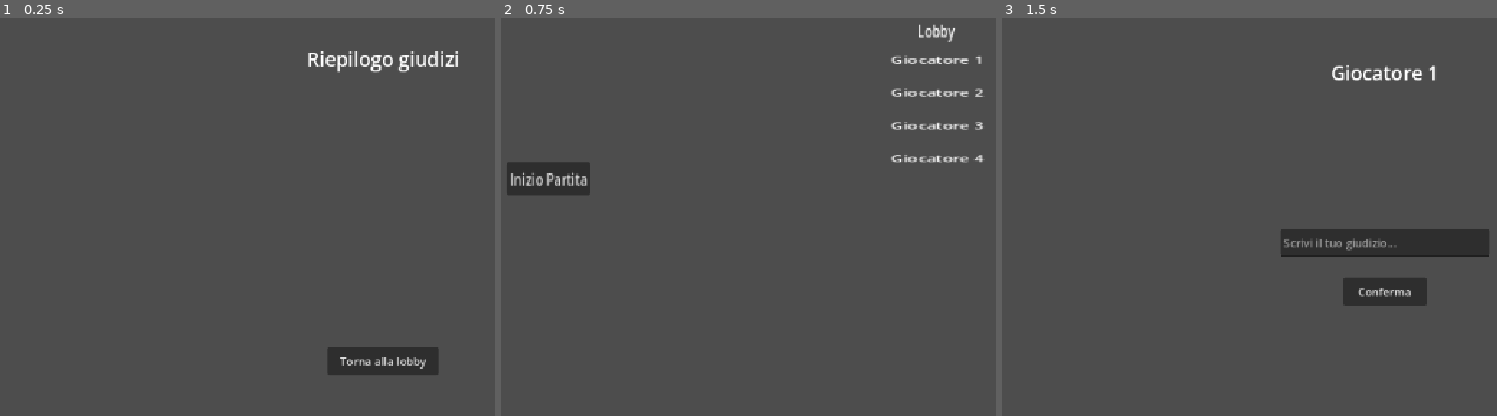
Above: before the commit, frames 1-3 (left to right).
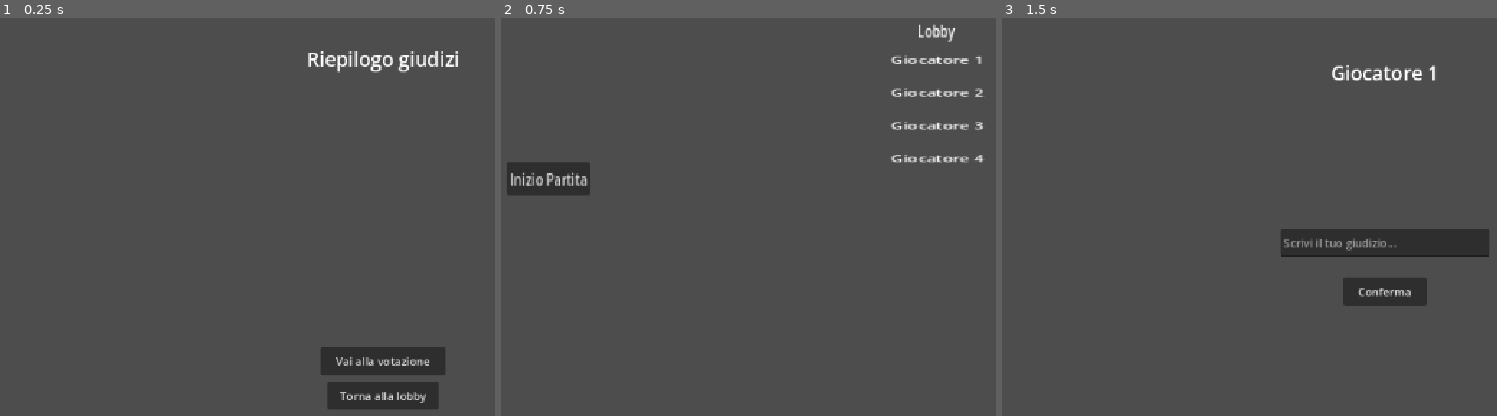
Above: after the commit, the same moments.

Repository: lucamaltempo-lgtm/Timbro-d-Ufficio
Game: Godot game, scene res://riepilogo_giudizi.tscn
Two runs of this game, one before a commit and one after it. Both use one fixed random seed, a clock stepped at 60 frames per second and the inputs below. This scene is started directly instead of the project's main scene.
Inputs:
- Up to frame 1 (0.25 s): no input
- Up to frame 2 (0.75 s): click "Torna alla lobby" at 0.5 s
- Up to frame 3 (1.5 s): click "Inizio Partita" at 1.25 s

The runs differ from the first frame. In frame 1, 1.8% of the frame differs, in the area x 64-90%, y 82-99%; in frame 2, nothing differs; in frame 3, nothing differs.

Commit message:
Aggiunge scena di votazione dopo il riepilogo giudizi
Ogni giocatore vota a turno sullo stesso dispositivo scegliendo chi
pensa sia l'infiltrato tra gli altri giocatori. A fine votazione la
scena mostra il conteggio dei voti, chi ha ricevuto più voti e se
l'infiltrato è stato scoperto.

Co-Authored-By: Claude Sonnet 5 <noreply@anthropic.com>
Claude-Session: https://claude.ai/code/session_01Ld4YKGzFTtpWiXh91UPMN4

Diff:
--- a/riepilogo_giudizi.gd
+++ b/riepilogo_giudizi.gd
@@ -1,10 +1,12 @@
 extends Control
 
 @onready var lista_giudizi: VBoxContainer = get_node("ScrollContainer/ListaGiudizi")
+@onready var bottone_votazione: Button = get_node("BottoneVotazione")
 @onready var bottone_lobby: Button = get_node("BottoneLobby")
 
 func _ready() -> void:
 	print("Script riepilogo giudizi partito")
+	bottone_votazione.pressed.connect(_on_votazione_premuto)
 	bottone_lobby.pressed.connect(_on_lobby_premuto)
 	_popola_riepilogo()
 
@@ -17,6 +19,10 @@
 		riga.text = nome_giocatore + ": " + GameState.giudizi[nome_giocatore]
 		lista_giudizi.add_child(riga)
 
+func _on_votazione_premuto() -> void:
+	print("Vado alla votazione")
+	get_tree().change_scene_to_file("res://votazione.tscn")
+
 func _on_lobby_premuto() -> void:
 	print("Ritorno alla lobby")
 	get_tree().change_scene_to_file("res://sch_princ.tscn")
--- a/riepilogo_giudizi.tscn
+++ b/riepilogo_giudizi.tscn
@@ -43,6 +43,21 @@
 layout_mode = 2
 size_flags_horizontal = 3
 
+[node name="BottoneVotazione" type="Button" parent="."]
+layout_mode = 1
+anchors_preset = 8
+anchor_left = 0.5
+anchor_top = 0.5
+anchor_right = 0.5
+anchor_bottom = 0.5
+offset_left = -90.0
+offset_top = 150.0
+offset_right = 90.0
+offset_bottom = 190.0
+grow_horizontal = 2
+grow_vertical = 2
+text = "Vai alla votazione"
+
 [node name="BottoneLobby" type="Button" parent="."]
 layout_mode = 1
 anchors_preset = 8
@@ -51,9 +66,9 @@
 anchor_right = 0.5
 anchor_bottom = 0.5
 offset_left = -80.0
-offset_top = 150.0
+offset_top = 200.0
 offset_right = 80.0
-offset_bottom = 190.0
+offset_bottom = 240.0
 grow_horizontal = 2
 grow_vertical = 2
 text = "Torna alla lobby"
--- /dev/null
+++ b/votazione.gd
@@ -0,0 +1,88 @@
+extends Control
+
+# Nomi di riserva, usati solo per testare questa scena da sola nell'editor.
+@export var giocatori: Array[String] = ["Giocatore 1", "Giocatore 2", "Giocatore 3", "Giocatore 4"]
+
+var indice_corrente: int = 0
+var voti: Dictionary = {}
+
+@onready var contenitore_voto: Control = get_node("ContenitoreVoto")
+@onready var label_giocatore: Label = get_node("ContenitoreVoto/LabelGiocatore")
+@onready var lista_voto: VBoxContainer = get_node("ContenitoreVoto/ScrollContainer/ListaVoto")
+@onready var contenitore_risultati: Control = get_node("ContenitoreRisultati")
+@onready var label_risultato: Label = get_node("ContenitoreRisultati/LabelRisultato")
+@onready var lista_voti_dettaglio: VBoxContainer = get_node("ContenitoreRisultati/ScrollContainerRisultati/ListaVotiDettaglio")
+@onready var bottone_lobby: Button = get_node("ContenitoreRisultati/BottoneLobby")
+
+func _ready() -> void:
+	print("Script votazione partito")
+	if not GameState.giocatori.is_empty():
+		giocatori = GameState.giocatori
+
+	for nome_giocatore in giocatori:
+		voti[nome_giocatore] = 0
+
+	bottone_lobby.pressed.connect(_on_lobby_premuto)
+	_mostra_turno_corrente()
+
+# Ogni giocatore vota a turno sullo stesso dispositivo: mostra il turno
+# corrente finché tutti hanno votato, poi passa ai risultati.
+func _mostra_turno_corrente() -> void:
+	if indice_corrente >= giocatori.size():
+		_mostra_risultati()
+		return
+
+	var votante = giocatori[indice_corrente]
+	label_giocatore.text = "Tocca a " + votante + ": chi pensi sia l'infiltrato?"
+
+	for figlio in lista_voto.get_children():
+		figlio.queue_free()
+
+	for nome_giocatore in giocatori:
+		if nome_giocatore == votante:
+			continue
+		var bottone = Button.new()
+		bottone.text = nome_giocatore
+		bottone.pressed.connect(_on_voto_premuto.bind(nome_giocatore))
+		lista_voto.add_child(bottone)
+
+func _on_voto_premuto(nome_votato: String) -> void:
+	print("Voto ricevuto per ", nome_votato)
+	voti[nome_votato] += 1
+	indice_corrente += 1
+	_mostra_turno_corrente()
+
+func _mostra_risultati() -> void:
+	contenitore_voto.visible = false
+	contenitore_risultati.visible = true
+
+	for figlio in lista_voti_dettaglio.get_children():
+		figlio.queue_free()
+
+	var voti_massimi = 0
+	for nome_giocatore in voti.keys():
+		voti_massimi = max(voti_massimi, voti[nome_giocatore])
+
+	var piu_votati: Array[String] = []
+	for nome_giocatore in giocatori:
+		var riga = Label.new()
+		riga.text = nome_giocatore + ": " + str(voti[nome_giocatore]) + " voti"
+		lista_voti_dettaglio.add_child(riga)
+		if voti[nome_giocatore] == voti_massimi:
+			piu_votati.append(nome_giocatore)
+
+	var infiltrato_scoperto = GameState.infiltrato in piu_votati
+
+	var testo = "Più votato/i: " + ", ".join(piu_votati) + "\n"
+	testo += "L'infiltrato era: " + GameState.infiltrato + "\n"
+	if infiltrato_scoperto:
+		testo += "L'infiltrato è stato scoperto!"
+	else:
+		testo += "L'infiltrato NON è stato scoperto!"
+
+	label_risultato.text = testo
+	print(testo)
+
+func _on_lobby_premuto() -> void:
+	print("Ritorno alla lobby")
+	get_tree().change_scene_to_file("res://sch_princ.tscn")
--- /dev/null
+++ b/votazione.tscn
@@ -0,0 +1,123 @@
+[gd_scene load_steps=2 format=3]
+
+[ext_resource type="Script" path="res://votazione.gd" id="1_vota"]
+
+[node name="Votazione" type="Control"]
+layout_mode = 3
+anchors_preset = 15
+anchor_right = 1.0
+anchor_bottom = 1.0
+grow_horizontal = 2
+grow_vertical = 2
+script = ExtResource("1_vota")
+
+[node name="LabelTitolo" type="Label" parent="."]
+layout_mode = 1
+anchors_preset = 5
+anchor_left = 0.5
+anchor_right = 0.5
+offset_left = -150.0
+offset_top = 40.0
+offset_right = 150.0
+offset_bottom = 80.0
+grow_horizontal = 2
+theme_override_font_sizes/font_size = 28
+horizontal_alignment = 1
+text = "Votazione"
+
+[node name="ContenitoreVoto" type="Control" parent="."]
+layout_mode = 1
+anchors_preset = 15
+anchor_right = 1.0
+anchor_bottom = 1.0
+grow_horizontal = 2
+grow_vertical = 2
+
+[node name="LabelGiocatore" type="Label" parent="ContenitoreVoto"]
+layout_mode = 1
+anchors_preset = 5
+anchor_left = 0.5
+anchor_right = 0.5
+offset_left = -220.0
+offset_top = 100.0
+offset_right = 220.0
+offset_bottom = 140.0
+grow_horizontal = 2
+theme_override_font_sizes/font_size = 22
+horizontal_alignment = 1
+text = "Tocca a Giocatore 1: chi pensi sia l'infiltrato?"
+
+[node name="ScrollContainer" type="ScrollContainer" parent="ContenitoreVoto"]
+layout_mode = 1
+anchors_preset = 8
+anchor_left = 0.5
+anchor_top = 0.5
+anchor_right = 0.5
+anchor_bottom = 0.5
+offset_left = -150.0
+offset_top = -80.0
+offset_right = 150.0
+offset_bottom = 140.0
+grow_horizontal = 2
+grow_vertical = 2
+
+[node name="ListaVoto" type="VBoxContainer" parent="ContenitoreVoto/ScrollContainer"]
+layout_mode = 2
+size_flags_horizontal = 3
+
+[node name="ContenitoreRisultati" type="Control" parent="."]
+visible = false
+layout_mode = 1
+anchors_preset = 15
+anchor_right = 1.0
+anchor_bottom = 1.0
+grow_horizontal = 2
+grow_vertical = 2
+
+[node name="LabelRisultato" type="Label" parent="ContenitoreRisultati"]
+layout_mode = 1
+anchors_preset = 5
+anchor_left = 0.5
+anchor_right = 0.5
+offset_left = -220.0
+offset_top = 90.0
+offset_right = 220.0
+offset_bottom = 170.0
+grow_horizontal = 2
+theme_override_font_sizes/font_size = 22
+horizontal_alignment = 1
+autowrap_mode = 2
+text = "Risultato"
+
+[node name="ScrollContainerRisultati" type="ScrollContainer" parent="ContenitoreRisultati"]
+layout_mode = 1
+anchors_preset = 8
+anchor_left = 0.5
+anchor_top = 0.5
+anchor_right = 0.5
+anchor_bottom = 0.5
+offset_left = -150.0
+offset_top = -20.0
+offset_right = 150.0
+offset_bottom = 130.0
+grow_horizontal = 2
+grow_vertical = 2
+
+[node name="ListaVotiDettaglio" type="VBoxContainer" parent="ContenitoreRisultati/ScrollContainerRisultati"]
+layout_mode = 2
+size_flags_horizontal = 3
+
+[node name="BottoneLobby" type="Button" parent="ContenitoreRisultati"]
+layout_mode = 1
+anchors_preset = 8
+anchor_left = 0.5
+anchor_top = 0.5
+anchor_right = 0.5
+anchor_bottom = 0.5
+offset_left = -80.0
+offset_top = 180.0
+offset_right = 80.0
+offset_bottom = 220.0
+grow_horizontal = 2
+grow_vertical = 2
+text = "Torna alla lobby"
Not shown, added: votazione.gd.uid
